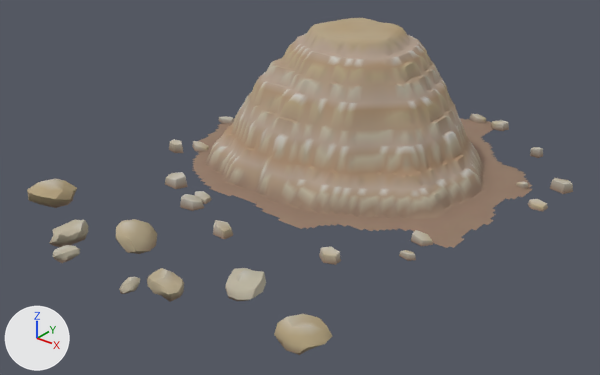
What one commit did to the glTF model static/martian/assets/models/dep_sulfate.glb.
The view is the same before and after, from a 50 mm lens placed at (7.36, -9.59, 5.71), pointed at (0.19, -0.62, 0.15). Lighting does not change. The marker at lower left points along +X, +Y and +Z. The picture after the commit comes second. Vertices at exactly the same position are counted once.

The older version as bpy lines, for what is in view:
```python
ob_block_0 = bpy.data.objects.new('block_0', None)
ob_block_0.parent = ob_dep_sulfate
ob_block_0.location = (-2.6, -3.1, 0.0)
ob_mesh_0 = bpy.data.objects.new('Mesh_0', me_mesh_0)
ob_mesh_0.parent = ob_block_0_mesh
ob_mesh_0.location = (-3.062, 4.137, -0.03)
ob_mesh_0.scale = (0.000197, 0.000197, 0.000197)
ob_mesh_1 = bpy.data.objects.new('Mesh_1', me_mesh_1)
ob_mesh_1.parent = ob_block_1_mesh
ob_mesh_1.location = (-3.062, 4.137, -0.03)
ob_mesh_1.scale = (0.000197, 0.000197, 0.000197)
ob_mesh_2 = bpy.data.objects.new('Mesh_2', me_mesh_2)
ob_mesh_2.parent = ob_block_2_mesh
ob_mesh_2.location = (-3.062, 4.137, -0.03)
ob_mesh_2.scale = (0.000197, 0.000197, 0.000197)
ob_mesh_3 = bpy.data.objects.new('Mesh_3', me_mesh_3)
ob_mesh_3.parent = ob_block_3_mesh
ob_mesh_3.location = (-3.062, 4.137, -0.03)
ob_mesh_3.scale = (0.000197, 0.000197, 0.000197)
ob_mesh_4 = bpy.data.objects.new('Mesh_4', me_mesh_4)
ob_mesh_4.parent = ob_block_4_mesh
ob_mesh_4.location = (-3.062, 4.137, -0.03)
ob_mesh_4.scale = (0.000197, 0.000197, 0.000197)
ob_mesh_5 = bpy.data.objects.new('Mesh_5', me_mesh_5)
ob_mesh_5.parent = ob_block_5_mesh
ob_mesh_5.location = (-3.062, 4.137, -0.03)
ob_mesh_5.scale = (0.000197, 0.000197, 0.000197)
ob_mesh_6 = bpy.data.objects.new('Mesh_6', me_mesh_6)
ob_mesh_6.parent = ob_dep_sulfate_mesh
ob_mesh_6.location = (-3.062, 4.137, -0.03)
ob_mesh_6.scale = (0.000197, 0.000197, 0.000197)
```
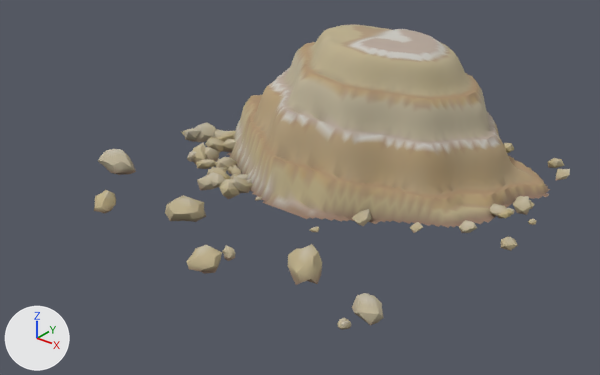
Not drawn themselves, but carrying or shaping drawn objects: ob_block_0, ob_block_1, ob_block_2, ob_block_3, ob_block_4, ob_block_5.

Boxes [x1, y1, x2, y2] around the edits, measured in the pictures (600 x 375 px):
'Mesh_6', reshaped, moved, rescaled (8% shorter): before [165, 18, 573, 265]; after [181, 25, 570, 251]
'Mesh_5', reshaped, moved, rescaled (19% narrower, 10% shorter): before [274, 314, 332, 355]; after [337, 293, 384, 330]
'Mesh_4', reshaped, moved, rescaled (17% narrower, 24% taller): before [225, 268, 266, 301]; after [288, 244, 322, 285]
'Mesh_3', reshaped, moved, rescaled (23% narrower, 14% shorter): before [119, 268, 184, 302]; after [186, 245, 236, 274]
'Mesh_2', reshaped, moved, rescaled (22% shorter): before [116, 219, 157, 254]; after [165, 195, 206, 222]
'Mesh_0', reshaped, moved, rescaled (24% narrower, 10% shorter): before [27, 179, 77, 208]; after [98, 149, 136, 175]
'Mesh_1', reshaped, moved, rescaled (43% narrower, 45% shorter): before [49, 220, 88, 263]; after [94, 190, 116, 213]
part 7 of me_mesh_6, rebuilt (12% shorter): before [192, 18, 532, 248]; after [227, 25, 550, 228]
part 8 of me_mesh_6, rebuilt (not visible afterwards): before [469, 114, 486, 123]
part 9 of me_mesh_6, deleted: before [165, 116, 573, 265]
part 10 of me_mesh_6, added (beige): after [181, 122, 262, 201]
part 11 of me_mesh_6, added: after [310, 196, 536, 251]
part 12 of me_mesh_6, added: after [504, 143, 570, 181]

The change, as a list of edits to the scene's bpy script:
```text
Change me_mesh_0:
    used by ob_mesh_0; parent = ob_block_0_mesh; location = (-3.062, 4.137, -0.03); scale = (0.000197, 0.000197, 0.000197)
    remove me_mesh_0.from_pydata(...)  # 42 vertices, 80 faces; spans x 13913.0..17244.0, y -22953.0..-19209.0, z 0.0..2030.0
    add me_mesh_0.from_pydata(...)  # 42 vertices, 80 faces; spans x 13870.0..16897.0, y -20055.0..-17477.0, z 366.0..1980.0
    me_mesh_0 part 1: the whole mesh is rebuilt
Change me_mesh_1:
    used by ob_mesh_1; parent = ob_block_1_mesh; location = (-3.062, 4.137, -0.03); scale = (0.000197, 0.000197, 0.000197)
    remove me_mesh_1.from_pydata(...)  # 84 vertices, 160 faces; spans x 14378.0..18007.0, y -23416.0..-19600.0, z 0.0..1556.0
    add me_mesh_1.from_pydata(...)  # 42 vertices, 80 faces; spans x 14014.0..16338.0, y -19875.0..-17637.0, z 366.0..1576.0
    me_mesh_1 part 2: the whole mesh is rebuilt
Change me_mesh_2:
    used by ob_mesh_2; parent = ob_block_2_mesh; location = (-3.062, 4.137, -0.03); scale = (0.000197, 0.000197, 0.000197)
    remove me_mesh_2.from_pydata(...)  # 42 vertices, 80 faces; spans x 13874.0..17345.0, y -22491.0..-19154.0, z 0.0..1996.0
    add me_mesh_2.from_pydata(...)  # 42 vertices, 80 faces; spans x 13219.0..16925.0, y -20371.0..-17342.0, z 366.0..2294.0
    me_mesh_2 part 3: the whole mesh is rebuilt
Change me_mesh_3:
    used by ob_mesh_3; parent = ob_block_3_mesh; location = (-3.062, 4.137, -0.03); scale = (0.000197, 0.000197, 0.000197)
    remove me_mesh_3.from_pydata(...)  # 84 vertices, 160 faces; spans x 12980.0..17025.0, y -23060.0..-19939.0, z 0.0..1607.0
    add me_mesh_3.from_pydata(...)  # 84 vertices, 160 faces; spans x 14258.0..16204.0, y -19982.0..-16264.0, z 366.0..1607.0
    me_mesh_3 part 4: the whole mesh is rebuilt
Change me_mesh_4:
    used by ob_mesh_4; parent = ob_block_4_mesh; location = (-3.062, 4.137, -0.03); scale = (0.000197, 0.000197, 0.000197)
    remove me_mesh_4.from_pydata(...)  # 42 vertices, 80 faces; spans x 14059.0..17072.0, y -22409.0..-19650.0, z 0.0..1750.0
    add me_mesh_4.from_pydata(...)  # 42 vertices, 80 faces; spans x 13806.0..16743.0, y -20201.0..-17325.0, z 366.0..1967.0
    me_mesh_4 part 5: the whole mesh is rebuilt
Change me_mesh_5:
    used by ob_mesh_5; parent = ob_block_5_mesh; location = (-3.062, 4.137, -0.03); scale = (0.000197, 0.000197, 0.000197)
    remove me_mesh_5.from_pydata(...)  # 42 vertices, 80 faces; spans x 14099.0..17184.0, y -22229.0..-19540.0, z 0.0..1794.0
    add me_mesh_5.from_pydata(...)  # 84 vertices, 160 faces; spans x 14075.0..16487.0, y -21134.0..-17826.0, z 366.0..1539.0
    me_mesh_5 part 6: the whole mesh is rebuilt
Change me_mesh_6:
    used by ob_mesh_6; parent = ob_dep_sulfate_mesh; location = (-3.062, 4.137, -0.03); scale = (0.000197, 0.000197, 0.000197)
    remove me_mesh_6.from_pydata(...)  # 6421 vertices, 12384 faces; spans x 0.0..32767.0, y -32731.0..0.0, z 0.0..11744.0
    add me_mesh_6.from_pydata(...)  # 4984 vertices, 9430 faces; spans x 0.0..32767.0, y -25853.0..0.0, z 0.0..11741.0
    me_mesh_6 part 7: the loose piece of 5821 vertices spanning x 405.0..30055.0, y -28039.0..0.0, z 0.0..11744.0 is rebuilt with 4312 vertices and now spans x 3741.0..30979.0, y -24267.0..-4231.0, z 366.0..11741.0
    me_mesh_6 part 8: the loose piece of 30 vertices spanning x 18712.0..20446.0, y -1375.0..-35.0, z 0.0..686.0 is rebuilt with 12 vertices and now spans x 18709.0..20221.0, y -1422.0..0.0, z 323.0..1127.0
    me_mesh_6 part 9: 19 loose pieces with 570 vertices, spanning x 0.0..32767.0, y -32731.0..-344.0, z 0.0..955.0, are deleted
    me_mesh_6 part 10: 372 vertices added at x 0.0..14343.0, y -25596.0..-15765.0, z 0.0..1741.0
    me_mesh_6 part 11: 132 vertices added at x 20180.0..32767.0, y -25853.0..-11612.0, z 147.0..1229.0
    me_mesh_6 part 12: 108 vertices added at x 12733.0..31073.0, y -6444.0..-1165.0, z 123.0..1226.0
    other edits to the shape of me_mesh_6 do not show in these pictures
Change ob_block_0:
    ob_block_0.location: (-2.6, -3.1, 0.0) -> (-2.8, -1.7, 0.0)
Change ob_mesh_0:
    ob_mesh_0.location: (-3.062, 4.137, -0.03) -> (-3.047, 3.745, -0.103)
    ob_mesh_0.scale: (0.000197, 0.000197, 0.000197) -> (0.0002, 0.0002, 0.0002)
Change ob_block_1:
    ob_block_1.location: (-1.45, -3.7, 0.0) -> (-1.9, -2.7, 0.0)
Change ob_mesh_1:
    ob_mesh_1.location: (-3.062, 4.137, -0.03) -> (-3.047, 3.745, -0.103)
    ob_mesh_1.scale: (0.000197, 0.000197, 0.000197) -> (0.0002, 0.0002, 0.0002)
Change ob_block_2:
    ob_block_2.location: (-0.65, -3.2, 0.0) -> (-0.7, -2.2, 0.0)
Change ob_mesh_2:
    ob_mesh_2.location: (-3.062, 4.137, -0.03) -> (-3.047, 3.745, -0.103)
    ob_mesh_2.scale: (0.000197, 0.000197, 0.000197) -> (0.0002, 0.0002, 0.0002)
Change ob_block_3:
    ob_block_3.location: (0.55, -3.75, 0.0) -> (0.5, -3.0, 0.0)
Change ob_mesh_3:
    ob_mesh_3.location: (-3.062, 4.137, -0.03) -> (-3.047, 3.745, -0.103)
    ob_mesh_3.scale: (0.000197, 0.000197, 0.000197) -> (0.0002, 0.0002, 0.0002)
Change ob_block_4:
    ob_block_4.location: (1.35, -3.15, 0.0) -> (1.6, -2.3, 0.0)
Change ob_mesh_4:
    ob_mesh_4.location: (-3.062, 4.137, -0.03) -> (-3.047, 3.745, -0.103)
    ob_mesh_4.scale: (0.000197, 0.000197, 0.000197) -> (0.0002, 0.0002, 0.0002)
Change ob_block_5:
    ob_block_5.location: (2.55, -3.55, 0.0) -> (2.8, -2.6, 0.0)
Change ob_mesh_5:
    ob_mesh_5.location: (-3.062, 4.137, -0.03) -> (-3.047, 3.745, -0.103)
    ob_mesh_5.scale: (0.000197, 0.000197, 0.000197) -> (0.0002, 0.0002, 0.0002)
Change ob_mesh_6:
    ob_mesh_6.location: (-3.062, 4.137, -0.03) -> (-3.047, 3.745, -0.103)
    ob_mesh_6.scale: (0.000197, 0.000197, 0.000197) -> (0.0002, 0.0002, 0.0002)
```
